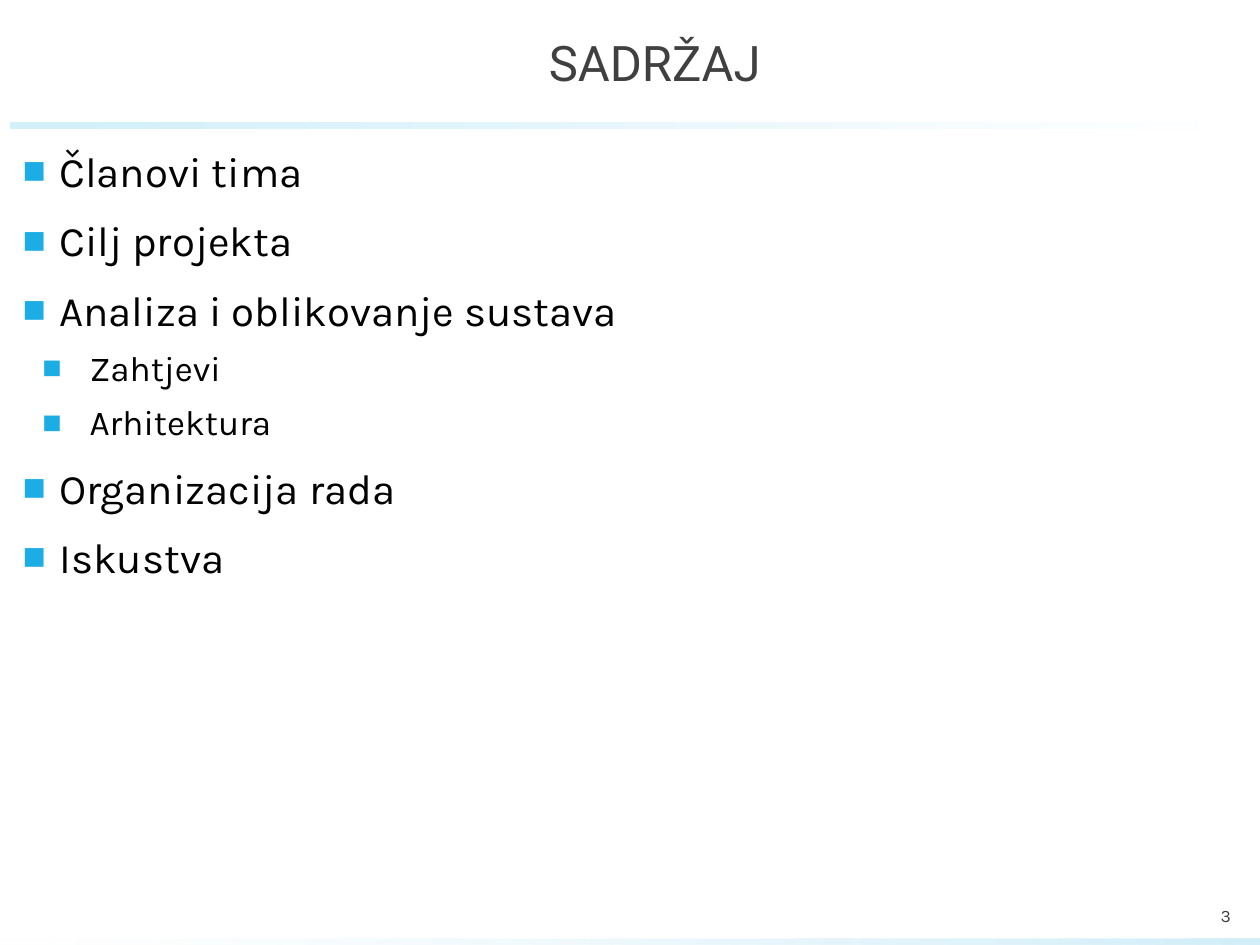
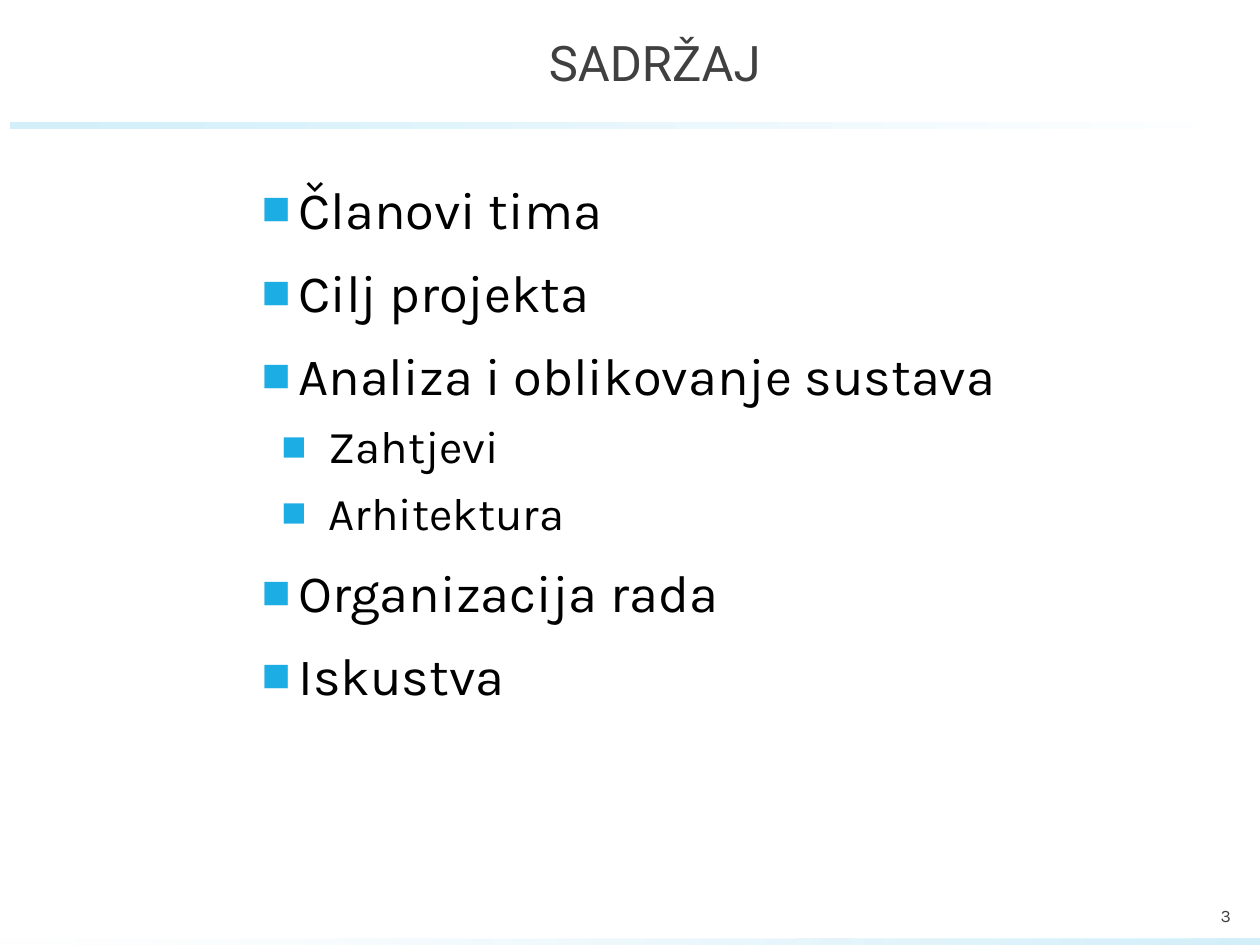
Before and after one commit to marioolcar/BADELPADEL, a slide deck: slide 3 of PROINZ_TG18.1_BadelPadel_PlayPadel.pptx. Drawn at 1260x945 pixels with LibreOffice and Linux fonts; fonts in the diff are those of the drawing; background and template pictures are left out. Boxes give left, top, right and bottom in pixels: in the first picture for what was removed or moved away, otherwise in the second. Text is boxed around its words. In the diff, an @@ line names an element or a change of style, - is before the commit and + after.

```diff
--- a/PROINZ_TG18.1_BadelPadel_PlayPadel.pptx
+++ b/PROINZ_TG18.1_BadelPadel_PlayPadel.pptx
@@ text "Članovi tima": place and size @@
-text "Članovi tima" at [59,149,617,574]
+text "Članovi tima" at [298,182,995,696]
@@ text "Članovi tima" at [298,182,995,696]: size 24 to 30 pt in "Članovi tima", "Cilj projekta", "Analiza i oblikovanje sustava", "Organizacija rada" and 1 more places; size 20 to 26 pt in "Zahtjevi", "Arhitektura" @@
```
Also in this commit, not shown: 8 other slides changed, 3 slides added, 4 slides removed.
